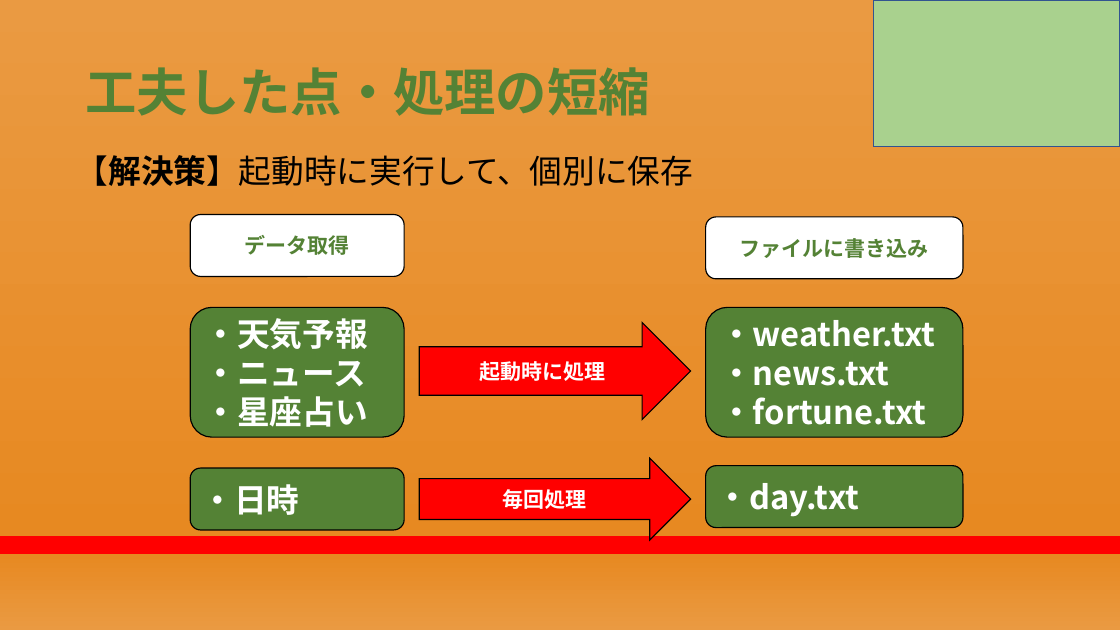
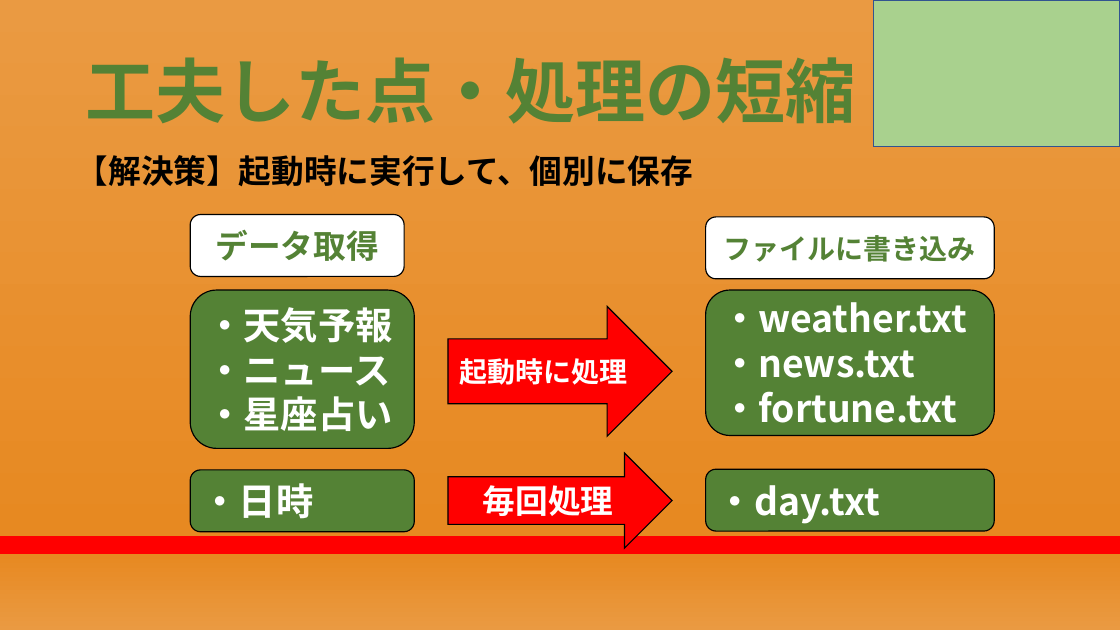
Before and after one commit to RikiishiSuzunosuke/AIspeaker_yosie, a slide deck: slide 22 of presentation/AIスピーカー開発_2.pptx (slide 21 before the commit). Drawn at 1120x630 pixels with LibreOffice and Linux fonts; fonts in the diff are those of the drawing. Boxes give left, top, right and bottom in pixels: in the first picture for what was removed or moved away, otherwise in the second. Text is boxed around its words. In the diff, an @@ line names an element or a change of style, - is before the commit and + after.

```diff
--- a/presentation/AIスピーカー開発_2.pptx
+++ b/presentation/AIスピーカー開発_2.pptx
@@ title "工夫した点・処理の短縮" at (85,57,855,124): size 44 to 60 pt @@
@@ text "【解決策】起動時に実行して、個別に保存" at (76,155,693,186): bold on in "【解決策】起動時に実行して、個別に保存" @@
@@ rounded rectangle "データ取得" at (190,214,404,276): size 18 to 28 pt @@
@@ rounded rectangle "ファイルに書き込み": place and size @@
-rounded rectangle "ファイルに書き込み" at (706,217,963,279)
+rounded rectangle "ファイルに書き込み" at (706,217,995,279)
@@ rounded rectangle "ファイルに書き込み" at (706,217,995,279): size 18 to 24 pt @@
@@ rounded rectangle "・天気予報": place and size @@
-rounded rectangle "・天気予報" at (190,308,404,437)
+rounded rectangle "・天気予報" at (190,290,414,448)
@@ size 28 to 32 pt in 4 elements at (190,470,414,532), (190,290,414,448), (706,470,995,532), (706,290,995,435) @@
@@ rounded rectangle "・weather.txt": place and size @@
-rounded rectangle "・weather.txt" at (706,308,963,437)
+rounded rectangle "・weather.txt" at (706,290,995,435)
@@ right arrow "起動時に処理" at (448,307,672,436): size 18 to 24 pt @@
@@ right arrow "起動時に処理": place and size @@
-right arrow "起動時に処理" at (419,323,691,419)
+right arrow "起動時に処理" at (448,307,672,436)
@@ rounded rectangle "・日時": place and size @@
-rounded rectangle "・日時" at (190,468,404,530)
+rounded rectangle "・日時" at (190,470,414,532)
@@ right arrow "毎回処理" at (448,453,672,548): size 18 to 28 pt @@
@@ right arrow "毎回処理": place and size @@
-right arrow "毎回処理" at (419,458,691,539)
+right arrow "毎回処理" at (448,453,672,548)
@@ rounded rectangle "・day.txt": place and size @@
-rounded rectangle "・day.txt" at (706,465,963,528)
+rounded rectangle "・day.txt" at (706,470,995,532)
```
Also in this commit, not shown: 22 other slides changed, 1 slide added, 1 other file.
